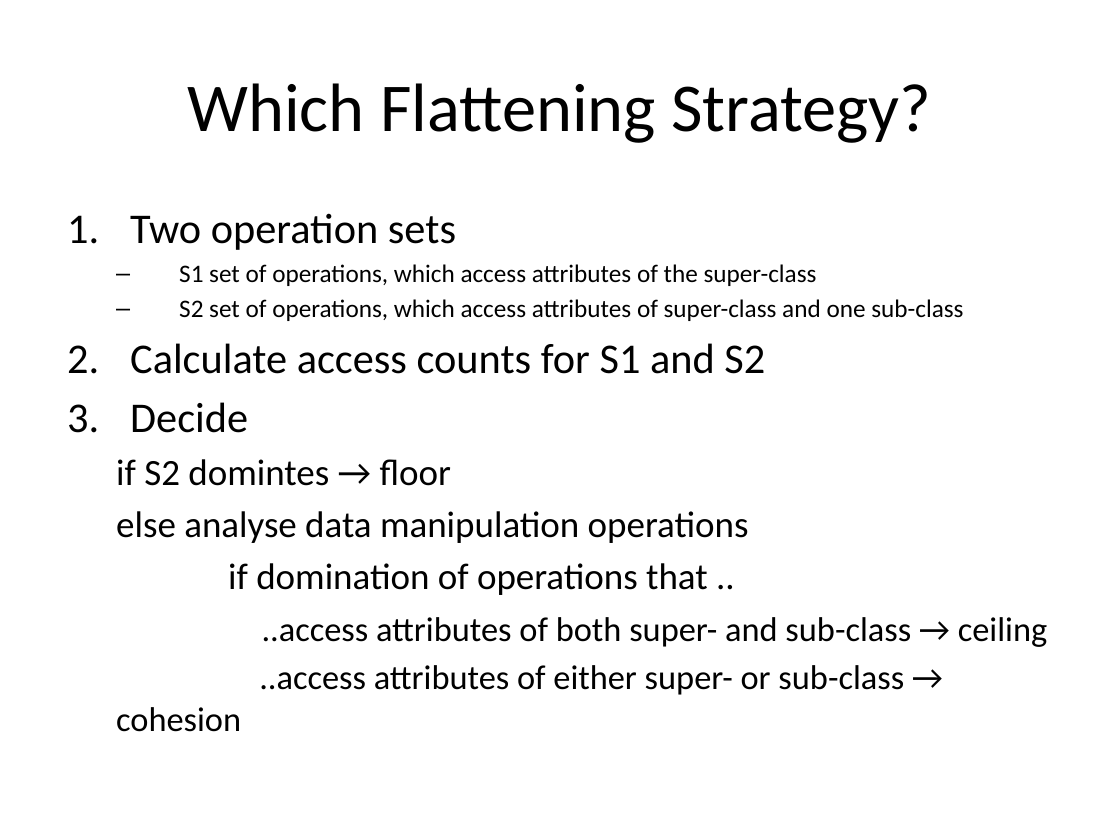
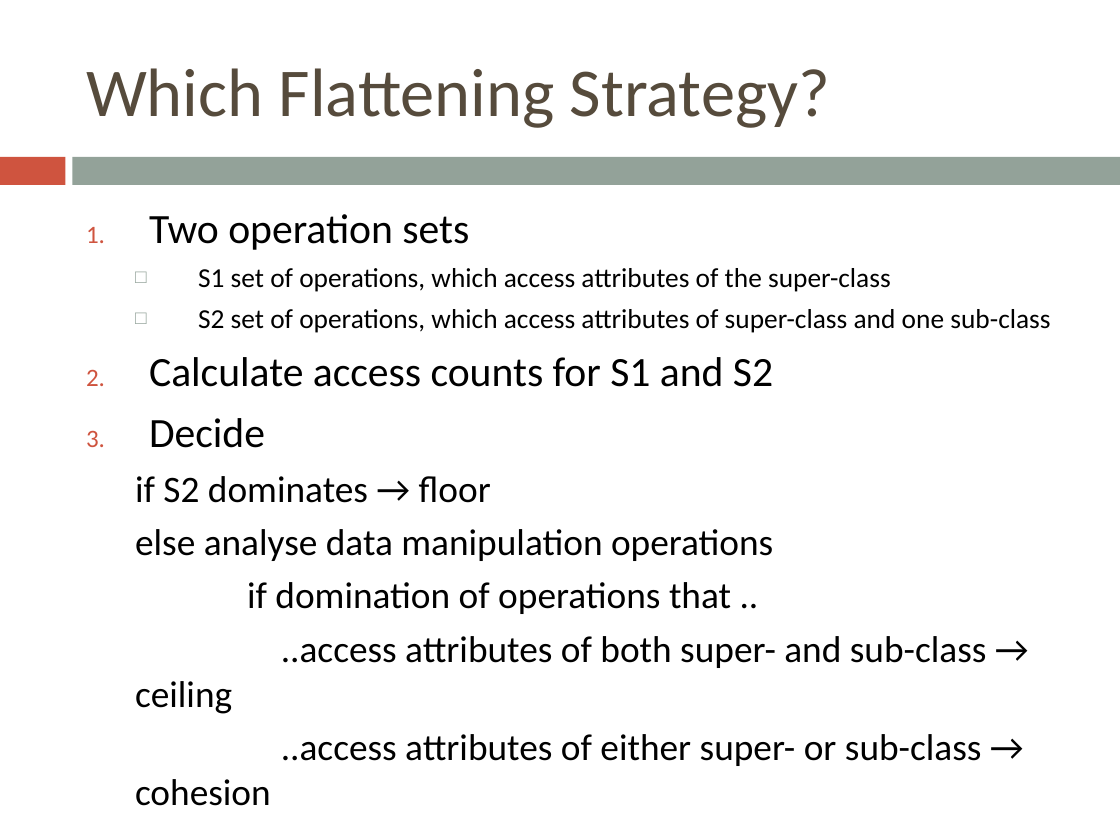
Before and after one commit to bugxd/DBTech, a slide deck: slide 11 of Assignment_4.pptx (slide 12 before the commit). Drawn at 1120x840 pixels with LibreOffice and Linux fonts; fonts in the diff are those of the drawing. Boxes give left, top, right and bottom in pixels: in the first picture for what was removed or moved away, otherwise in the second. Text is boxed around its words. In the diff, an @@ line names an element or a change of style, - is before the commit and + after.

```diff
--- a/Assignment_4.pptx
+++ b/Assignment_4.pptx
@@ title "Which Flattening Strategy?": place and size @@
-title "Which Flattening Strategy?" at (187, 83, 931, 143)
+title "Which Flattening Strategy?" at (86, 68, 830, 128)
@@ title "Which Flattening Strategy?" at (86, 68, 830, 128): text colour #000000 to #564B3C; alignment centre to left @@
@@ rectangle added at (0, 157, 65, 185), fill #CF543F @@
@@ rectangle added at (73, 157, 1120, 185), fill #93A299 @@
@@ text "Two operation sets": place and size @@
-text "Two operation sets" at (116, 213, 1047, 695)
+text "Two operation sets" at (135, 214, 1050, 761)
@@ text at (135, 214, 1050, 761): size 27.2 to 26.8 pt in "Two operation sets", "Calculate access counts for S1 and S2", "Decide"; size 16.1 to 17.6 pt in "S1 set of operations, which access attributes ...", "S2 set of operations, which access attributes ..."; size 23.8 to 24.1 pt in "else analyse data manipulation operations", "if domination of operations that .."; size 22.1 to 24.1 pt in "..access attributes of both super- and sub-class ...", "..access attributes of either super- or sub-class ..."; more space between paragraphs; bullet – to □ @@
@@ text at (135, 476, 491, 503): text changed; size 23.8 to 24.1 pt @@
-  if S2 domintes → floor
+  if S2 dominates → floor
```
Also in this commit, not shown: 15 other slides changed, 1 slide added, 2 slides removed.
